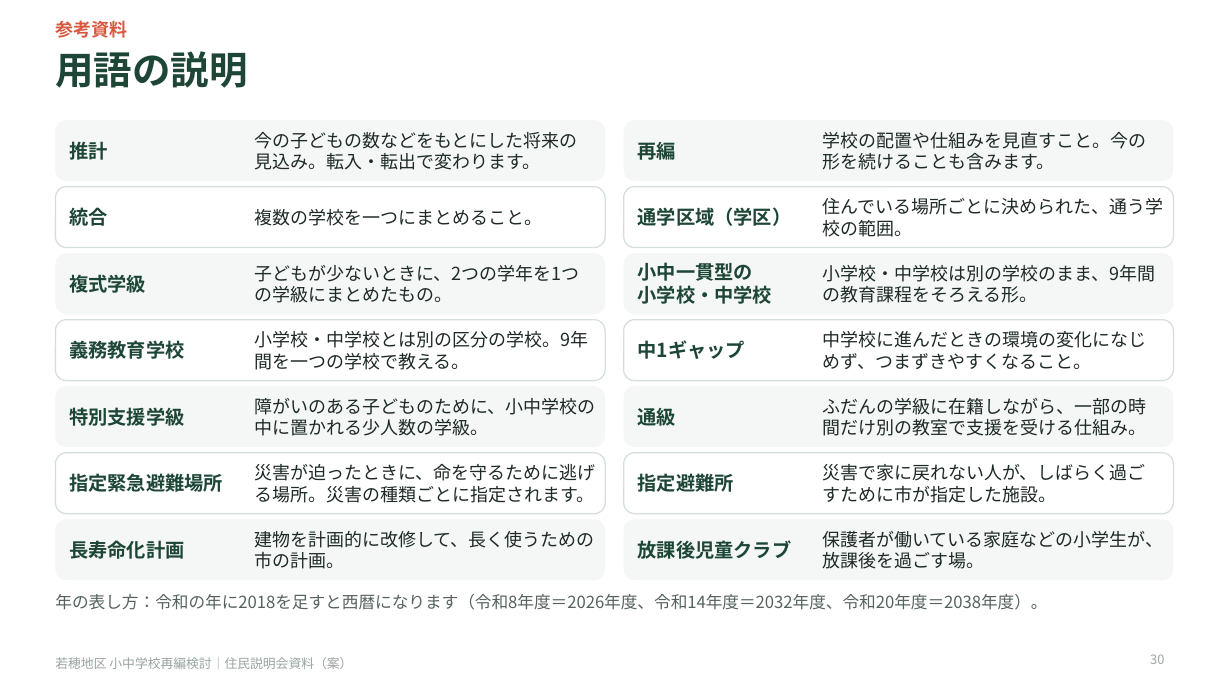
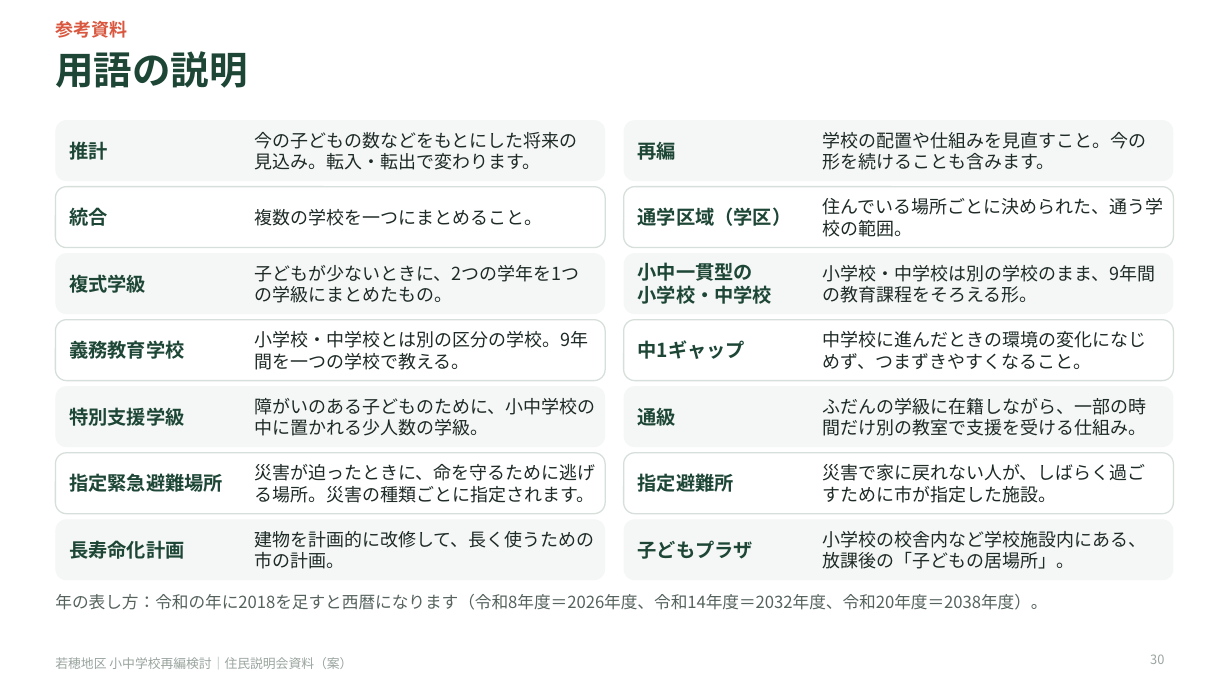
Before and after one commit to Masaki12008/GS, a slide deck: slide 30 of output/若穂地区_住民説明会資料_配布用短縮版.pptx. Drawn at 1232x693 pixels with LibreOffice and Linux fonts; fonts in the diff are those of the drawing. Boxes give left, top, right and bottom in pixels: in the first picture for what was removed or moved away, otherwise in the second. Text is boxed around its words. In the diff, an @@ line names an element or a change of style, - is before the commit and + after.

```diff
--- a/output/若穂地区_住民説明会資料_配布用短縮版.pptx
+++ b/output/若穂地区_住民説明会資料_配布用短縮版.pptx
@@ text at [822,531,1146,569]: text changed @@
-保護者が働いている家庭などの小学生が、放課後を過ごす場。
+小学校の校舎内など学校施設内にある、放課後の「子どもの居場所」。
@@ text at [638,540,753,559]: text changed @@
-放課後児童クラブ
+子どもプラザ
```
Also in this commit, not shown: 9 other slides changed, 9 other files.
